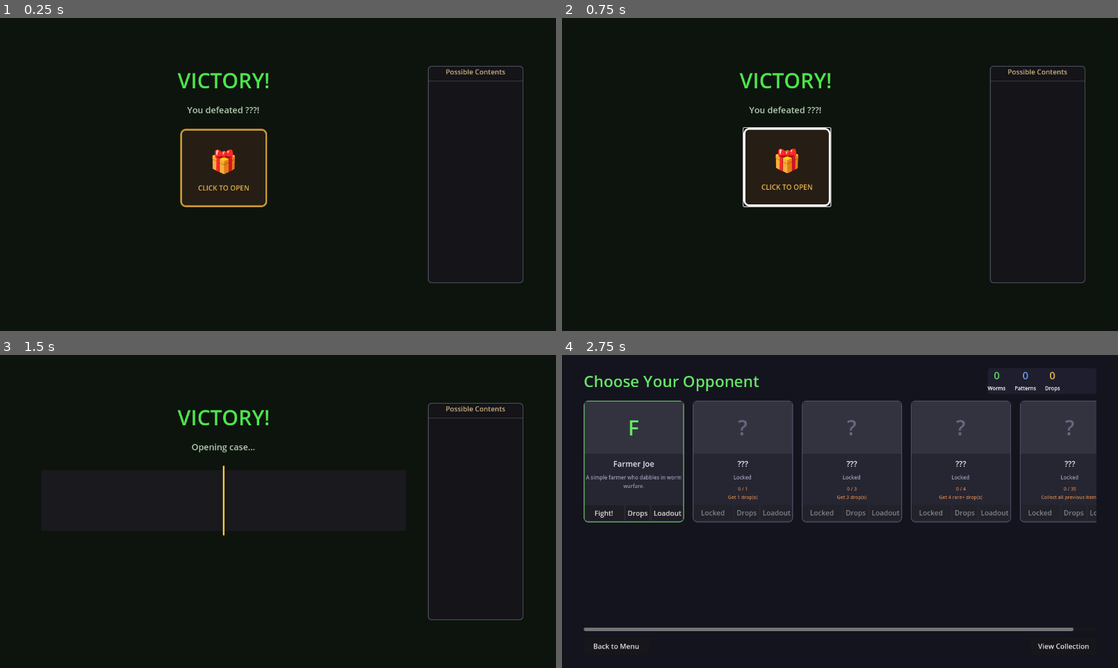
Above: before the commit, frames 1-4 (two rows, left to right).
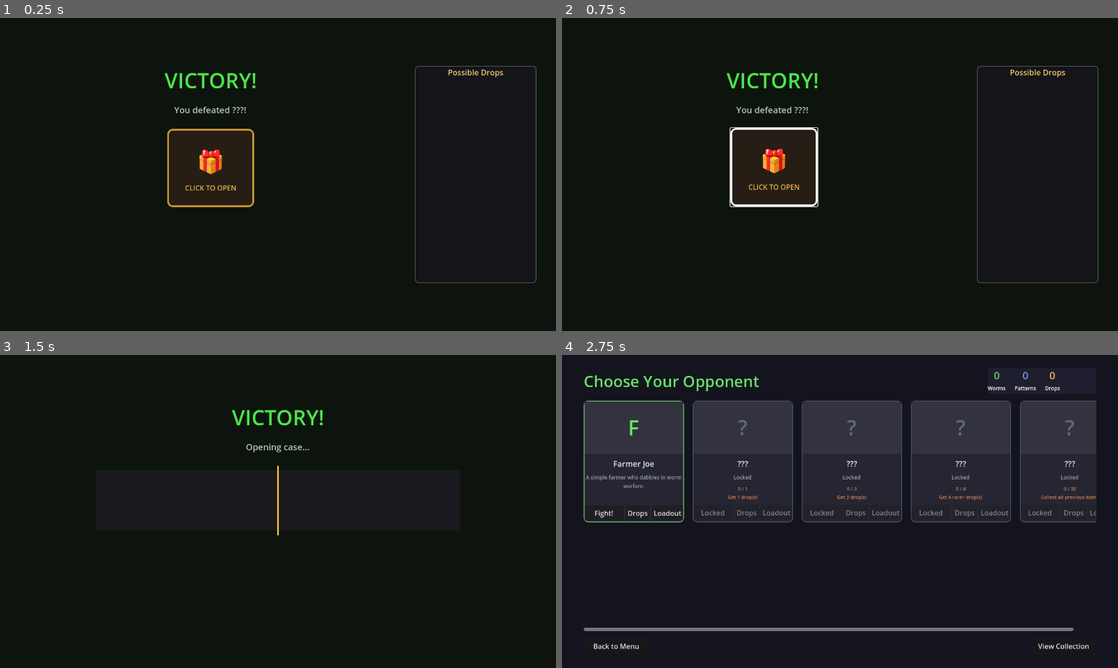
Above: after the commit, the same moments.

Repository: gdg-gdg/goldworm
Game: Godot game, scene res://VictoryScreen.tscn
The game is run twice, just before and just after one commit, with the same random seed, the same clock (stepped at 60 frames per second) and the same inputs. This scene is started directly instead of the project's main scene.
Inputs (mouse positions are in pixels of both pictures, inside the frame that each line leads up to; where the layout moved, square brackets give the same spot in the first picture):
- Up to frame 1 (0.25 s): no input
- Up to frame 2 (0.75 s): click (773, 168) [784, 168] at 0.5 s
- Up to frame 3 (1.5 s): tap Enter at 1.25 s; move the mouse to (400, 495) at 1.27 s; tap R at 1.35 s
- Up to frame 4 (2.75 s): click "Continue" at 2 s

The runs differ from the first frame. In frame 1, 3.2% of the frame differs, in the area x 29-97%, y 15-85%; in frame 2, 3.3%; in frame 3, 1.3%; in frame 4, nothing differs.
Error before the commit: Modulo by zero error in operator '%'. (res://VictoryScreen.gd:562)
Error after the commit: Modulo by zero error in operator '%'. (res://VictoryScreen.gd:550)

Commit message:
Make contents panel compact and hide when opening case
- Compact row layout: shape preview, name, rarity badge (like Drops popup)
- Group items by type (Worms, Patterns) with section headers
- Rarity shown as 3-letter badge (COM, UNC, RAR, etc.)
- Contents panel hides when case opens, centering the case area
- Owned items dimmed at 50% opacity with green checkmark

Diff:
--- a/VictoryScreen.gd
+++ b/VictoryScreen.gd
@@ -32,6 +32,9 @@
 var loot_box_btn: Button
 var case_area: Control
 var defeated_label: Label
+var contents_panel: PanelContainer
+var root_hbox: HBoxContainer
+var main_vbox: VBoxContainer
 
 func _ready() -> void:
 	npc_id = GameState.current_npc_id
@@ -51,18 +54,18 @@
 	add_child(center)
 
 	# Root HBox: main content on left, possible contents on right
-	var root_hbox := HBoxContainer.new()
+	root_hbox = HBoxContainer.new()
 	root_hbox.add_theme_constant_override("separation", 30)
 	center.add_child(root_hbox)
 
 	# Main container (left side)
-	var main_vbox := VBoxContainer.new()
+	main_vbox = VBoxContainer.new()
 	main_vbox.add_theme_constant_override("separation", 20)
 	main_vbox.custom_minimum_size = Vector2(880, 500)
 	root_hbox.add_child(main_vbox)
 
 	# Possible contents panel (right side)
-	var contents_panel := _build_contents_panel()
+	contents_panel = _build_contents_panel()
 	root_hbox.add_child(contents_panel)
 
 	# Victory title
@@ -205,7 +208,7 @@
 
 func _build_contents_panel() -> PanelContainer:
 	var panel := PanelContainer.new()
-	panel.custom_minimum_size = Vector2(220, 450)
+	panel.custom_minimum_size = Vector2(280, 0)
 
 	var style := StyleBoxFlat.new()
 	style.bg_color = Color(0.08, 0.08, 0.1)
@@ -215,113 +218,97 @@
 	panel.add_theme_stylebox_override("panel", style)
 
 	var vbox := VBoxContainer.new()
-	vbox.add_theme_constant_override("separation", 8)
+	vbox.add_theme_constant_override("separation", 10)
 	panel.add_child(vbox)
 
 	# Title
 	var title := Label.new()
-	title.text = "Possible Contents"
+	title.text = "Possible Drops"
 	title.horizontal_alignment = HORIZONTAL_ALIGNMENT_CENTER
-	title.add_theme_font_size_override("font_size", 16)
-	title.add_theme_color_override("font_color", Color(0.8, 0.7, 0.5))
+	title.add_theme_font_size_override("font_size", 18)
+	title.add_theme_color_override("font_color", Color(0.9, 0.8, 0.4))
 	vbox.add_child(title)
 
-	# Separator
-	var sep := HSeparator.new()
-	sep.add_theme_constant_override("separation", 4)
-	vbox.add_child(sep)
-
-	# Scroll container for items
-	var scroll := ScrollContainer.new()
-	scroll.custom_minimum_size = Vector2(200, 400)
-	scroll.horizontal_scroll_mode = ScrollContainer.SCROLL_MODE_DISABLED
-	vbox.add_child(scroll)
-
-	var items_vbox := VBoxContainer.new()
-	items_vbox.add_theme_constant_override("separation", 10)
-	scroll.add_child(items_vbox)
-
-	# Add all loot pool items
+	# Group items by type
+	var worms: Array = []
+	var patterns: Array = []
 	for item in loot_pool:
-		var row := _create_contents_row(item)
-		items_vbox.add_child(row)
+		if item["type"] == "worm":
+			worms.append(item)
+		else:
+			patterns.append(item)
+
+	# Show worms section
+	if worms.size() > 0:
+		var worms_label := Label.new()
+		worms_label.text = "🐛 Worms"
+		worms_label.add_theme_font_size_override("font_size", 14)
+		worms_label.add_theme_color_override("font_color", Color(0.5, 0.8, 0.5))
+		vbox.add_child(worms_label)
+
+		for item in worms:
+			var row := _create_contents_row(item)
+			vbox.add_child(row)
+
+	# Show patterns section
+	if patterns.size() > 0:
+		var patterns_label := Label.new()
+		patterns_label.text = "💥 Patterns"
+		patterns_label.add_theme_font_size_override("font_size", 14)
+		patterns_label.add_theme_color_override("font_color", Color(0.5, 0.6, 0.9))
+		vbox.add_child(patterns_label)
+
+		for item in patterns:
+			var row := _create_contents_row(item)
+			vbox.add_child(row)
 
 	return panel
 
-func _create_contents_row(item: Dictionary) -> PanelContainer:
+func _create_contents_row(item: Dictionary) -> HBoxContainer:
 	var item_name: String = item.get("name", "???")
 	var rarity: String = item.get("rarity", "common")
 	var rarity_color: Color = RARITY_COLORS.get(rarity, Color.WHITE)
 	var is_owned := _is_item_owned(item)
 
 	# Dim if owned
-	var display_color := rarity_color.darkened(0.5) if is_owned else rarity_color
-
-	# Item panel with colored border
-	var row_panel := PanelContainer.new()
-	row_panel.custom_minimum_size = Vector2(190, 70)
-
-	var row_style := StyleBoxFlat.new()
-	row_style.bg_color = display_color.darkened(0.8)
-	row_style.border_color = display_color
-	row_style.set_border_width_all(2)
-	row_style.set_corner_radius_all(4)
-	row_panel.add_theme_stylebox_override("panel", row_style)
+	var display_color := rarity_color.darkened(0.4) if is_owned else rarity_color
+
+	var row := HBoxContainer.new()
+	row.add_theme_constant_override("separation", 8)
 
 	if is_owned:
-		row_panel.modulate.a = 0.6
-
-	var hbox := HBoxContainer.new()
-	hbox.add_theme_constant_override("separation", 8)
-	row_panel.add_child(hbox)
-
-	# Left side: icon + shape
-	var left_vbox := VBoxContainer.new()
-	left_vbox.add_theme_constant_override("separation", 2)
-	hbox.add_child(left_vbox)
-
-	# Icon
-	var icon := Label.new()
-	icon.text = "🐛" if item.get("type") == "worm" else "💥"
-	icon.horizontal_alignment = HORIZONTAL_ALIGNMENT_CENTER
-	icon.add_theme_font_size_override("font_size", 18)
-	left_vbox.add_child(icon)
+		row.modulate.a = 0.5
 
 	# Shape preview
 	var shape_container := Control.new()
-	shape_container.custom_minimum_size = Vector2(50, 30)
-	left_vbox.add_child(shape_container)
+	shape_container.custom_minimum_size = Vector2(60, 24)
+	row.add_child(shape_container)
 	_draw_mini_shape(shape_container, item, display_color)
-
-	# Right side: name + rarity
-	var right_vbox := VBoxContainer.new()
-	right_vbox.add_theme_constant_override("separation", 2)
-	right_vbox.size_flags_horizontal = Control.SIZE_EXPAND_FILL
-	hbox.add_child(right_vbox)
 
 	# Name
 	var name_label := Label.new()
 	name_label.text = item_name
-	name_label.add_theme_font_size_override("font_size", 12)
+	name_label.custom_minimum_size.x = 90
+	name_label.add_theme_font_size_override("font_size", 13)
 	name_label.add_theme_color_override("font_color", display_color)
-	right_vbox.add_child(name_label)
-
-	# Rarity
+	row.add_child(name_label)
+
+	# Rarity badge
 	var rarity_label := Label.new()
-	rarity_label.text = rarity.capitalize()
+	rarity_label.text = rarity.substr(0, 3).to_upper()
 	rarity_label.add_theme_font_size_override("font_size", 10)
-	rarity_label.add_theme_color_override("font_color", display_color.darkened(0.2))
-	right_vbox.add_child(rarity_label)
+	rarity_label.add_theme_color_override("font_color", display_color.darkened(0.1))
+	row.add_child(rarity_label)
 
 	# Owned checkmark
 	if is_owned:
 		var check := Label.new()
 		check.text = "✓"
-		check.add_theme_font_size_override("font_size", 20)
+		check.add_theme_font_size_override("font_size", 14)
 		check.add_theme_color_override("font_color", Color(0.3, 0.8, 0.3))
-		hbox.add_child(check)
-
-	return row_panel
+		row.add_child(check)
+
+	return row
 
 func _draw_mini_shape(container: Control, item: Dictionary, color: Color) -> void:
 	var cells: Array = []
@@ -351,8 +338,8 @@
 	var width := max_x - min_x + 1
 	var height := max_y - min_y + 1
 
-	var cell_size := mini(int(45.0 / width), int(25.0 / height))
-	cell_size = clampi(cell_size, 4, 8)
+	var cell_size := mini(int(55.0 / width), int(20.0 / height))
+	cell_size = clampi(cell_size, 4, 7)
 
 	var total_width := width * cell_size
 	var total_height := height * cell_size
@@ -496,8 +483,9 @@
 	# Dramatic box opening effect
 	await _play_box_open_animation()
 
-	# Hide loot box, show case area
+	# Hide loot box and contents panel, show case area (now centered)
 	loot_box_btn.get_parent().visible = false
+	contents_panel.visible = false
 	case_area.visible = true
 	defeated_label.text = "Opening case..."
 
